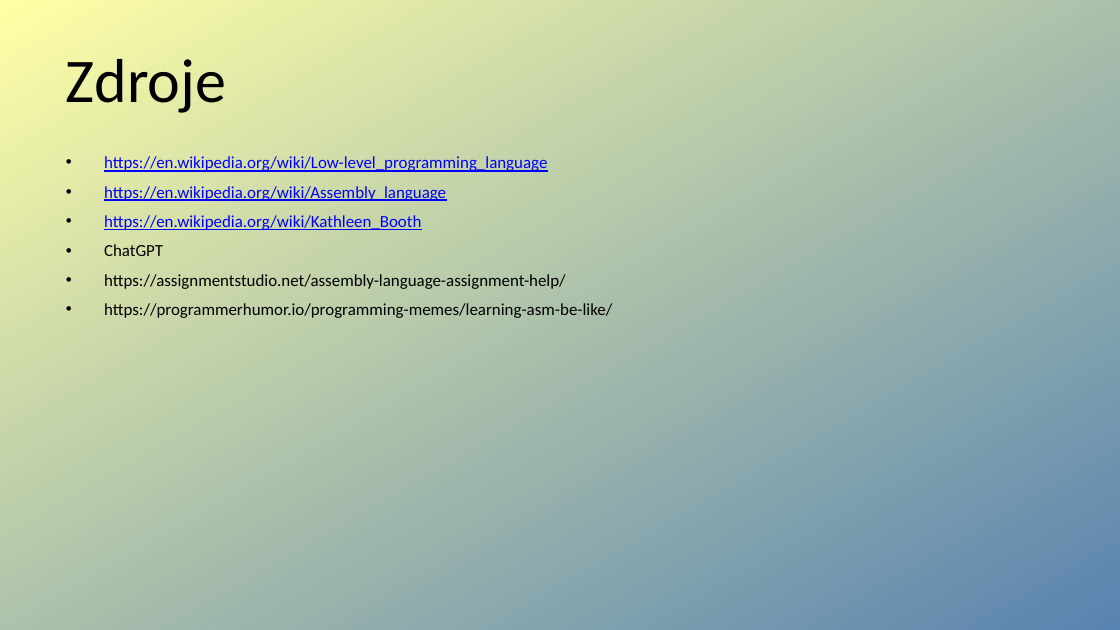
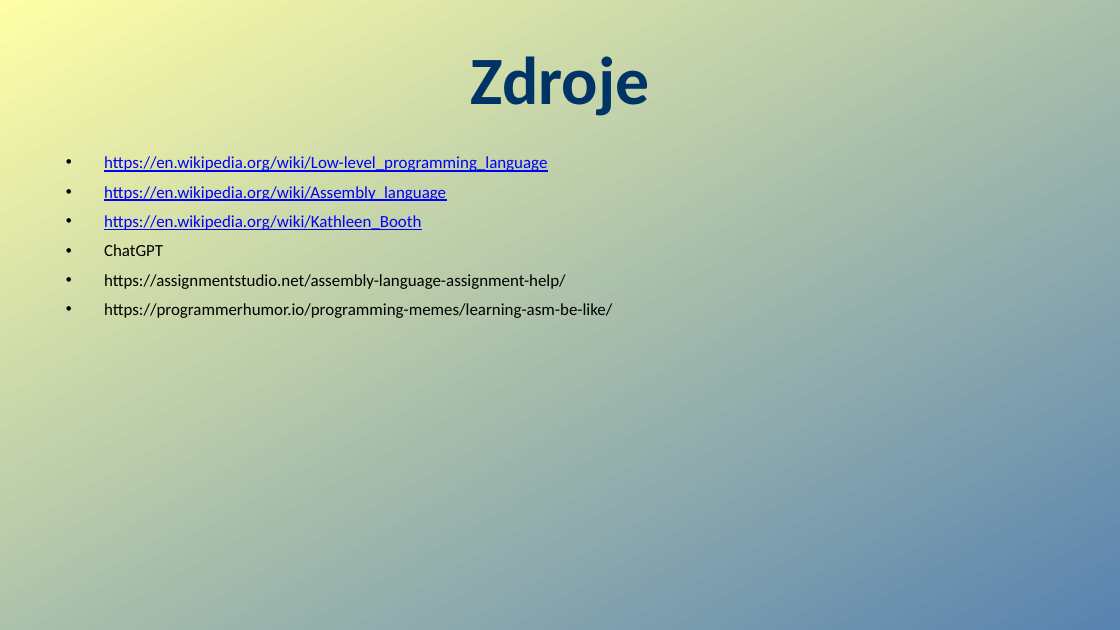
Before and after one commit to Filakcz/Assembly-basics, a slide deck: slide 6 of Assembly.odp. Drawn at 1120x630 pixels with LibreOffice and Linux fonts; fonts in the diff are those of the drawing. Boxes give left, top, right and bottom in pixels: in the first picture for what was removed or moved away, otherwise in the second. Text is boxed around its words. In the diff, an @@ line names an element or a change of style, - is before the commit and + after.

```diff
--- a/Assembly.odp
+++ b/Assembly.odp
@@ title "Zdroje" at [470, 56, 649, 116]: size 44 to 48 pt, text colour #000000 to #003366, bold on; alignment left to centre @@
```
Also in this commit, not shown: 1 other file.
